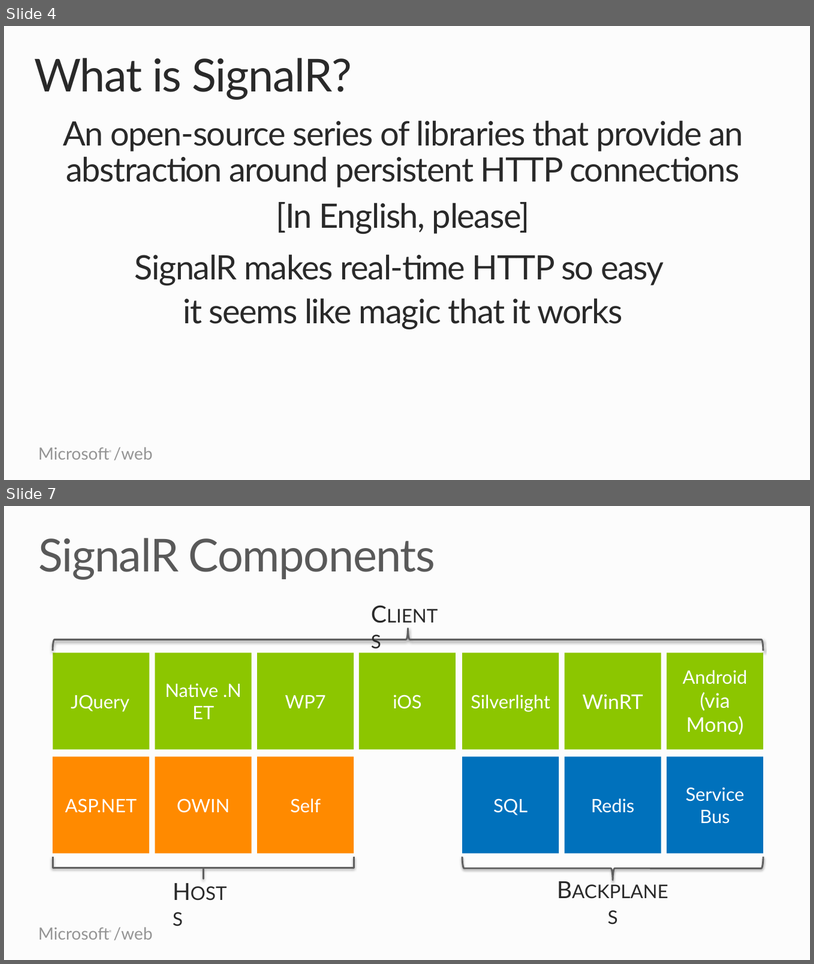
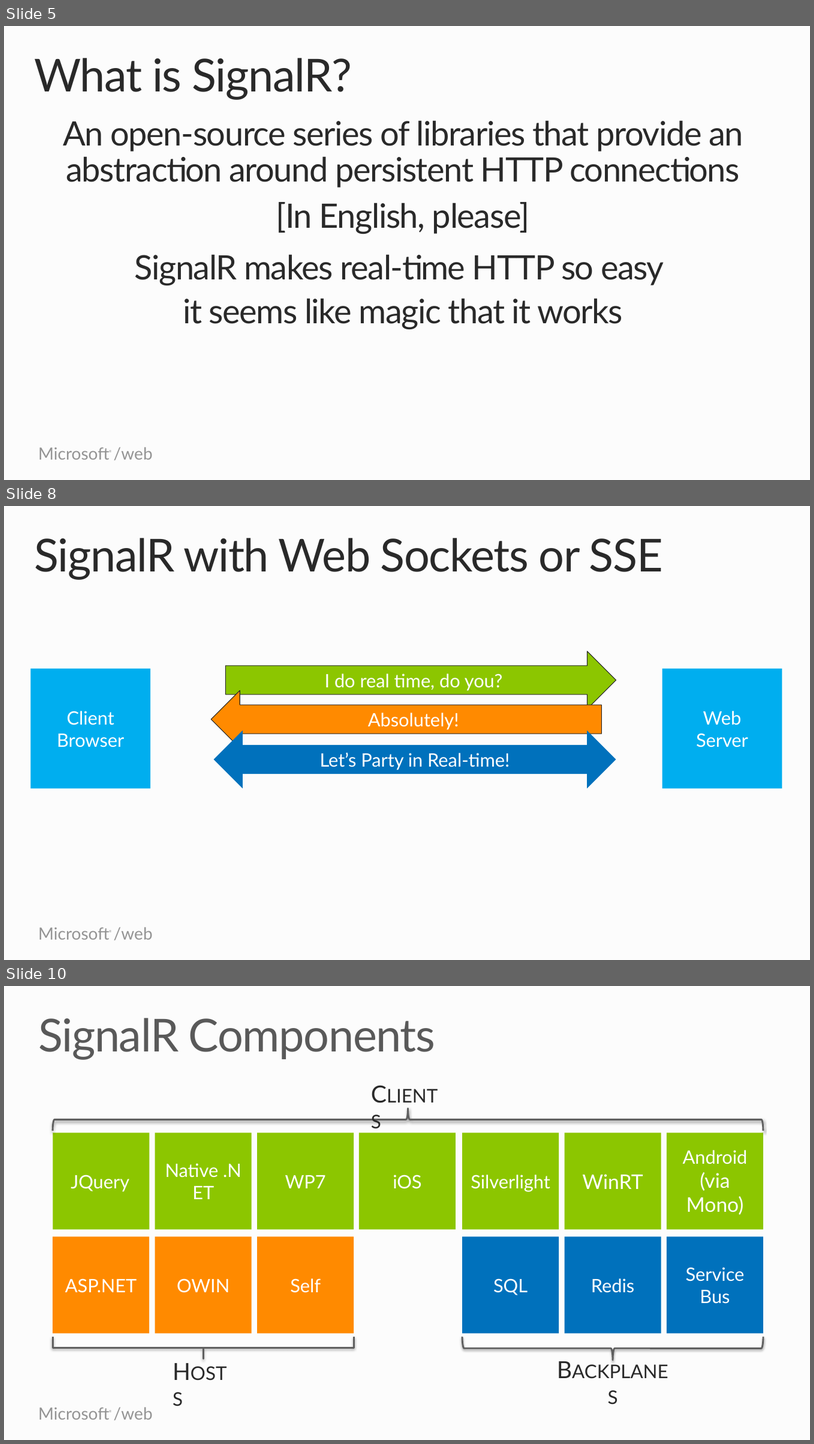
Before and after one commit to Microsoft-Web/PRESENTATION-RealtimeCommunicationsWithSignalR, a slide deck: RealtimeCommunicationsWithSignalR.pptx. Shown one above the other, each under a label of ours: slides 4 and 7 before the commit, slides 5, 8 and 10 after it; the slides between them are not shown. The pictures are 814x964 and 814x1444 pixels, drawn with LibreOffice and Linux fonts; fonts in the diff are those of the drawing. Boxes give left, top, right and bottom in pixels: in the first picture for what was removed or moved away, otherwise in the second. Text is boxed around its words. In the diff, an @@ line names an element or a change of style, - is before the commit and + after.

```diff
--- a/RealtimeCommunicationsWithSignalR.pptx
+++ b/RealtimeCommunicationsWithSignalR.pptx
@@ slide 8 added at [4,506,810,960], background #FCFCFC; not listed: 2 template elements that a slide beside it also shows @@
@@ title added at [34,538,663,580], 54 pt, text #292929 @@
+SignalR with Web Sockets or SSE
@@ right arrow added at [225,651,616,709], fill #8CC600, outline #292929 0.75 pt, 22 pt, text #FFFFFF @@
+I do real time, do you?
@@ rectangle added at [30,668,150,788], fill #00AEEF, 22 pt, text #FFFFFF @@
+Client Browser
@@ rectangle added at [663,668,783,788], fill #00AEEF, 22 pt, text #FFFFFF @@
+Web
+Server
@@ right arrow added at [211,691,602,748], fill #FF8A00, outline #292929 0.75 pt, 22 pt, text #FFFFFF @@
+Absolutely!
@@ left right arrow added at [214,730,616,789], fill #0071BC, 22 pt, text #FFFFFF @@
+Let’s Party in Real-time!
@@ what was slide 4 is now slide 5 @@
@@ what was slide 7 is now slide 10 @@
```
Also in this commit, not shown: 2 slides changed, 3 other slides added, 1 other file.
